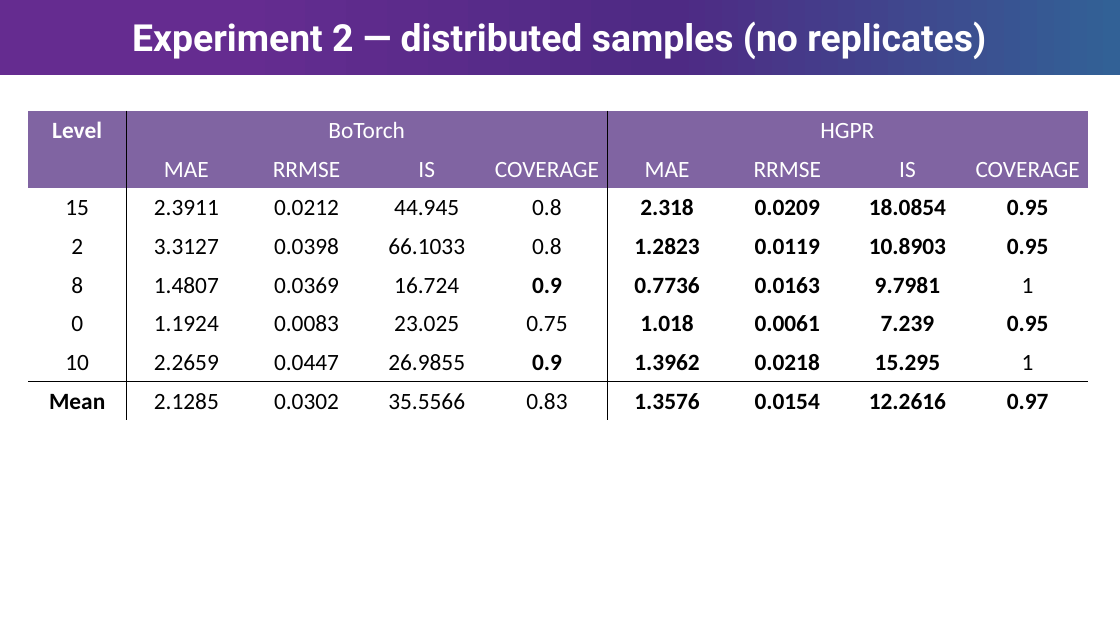
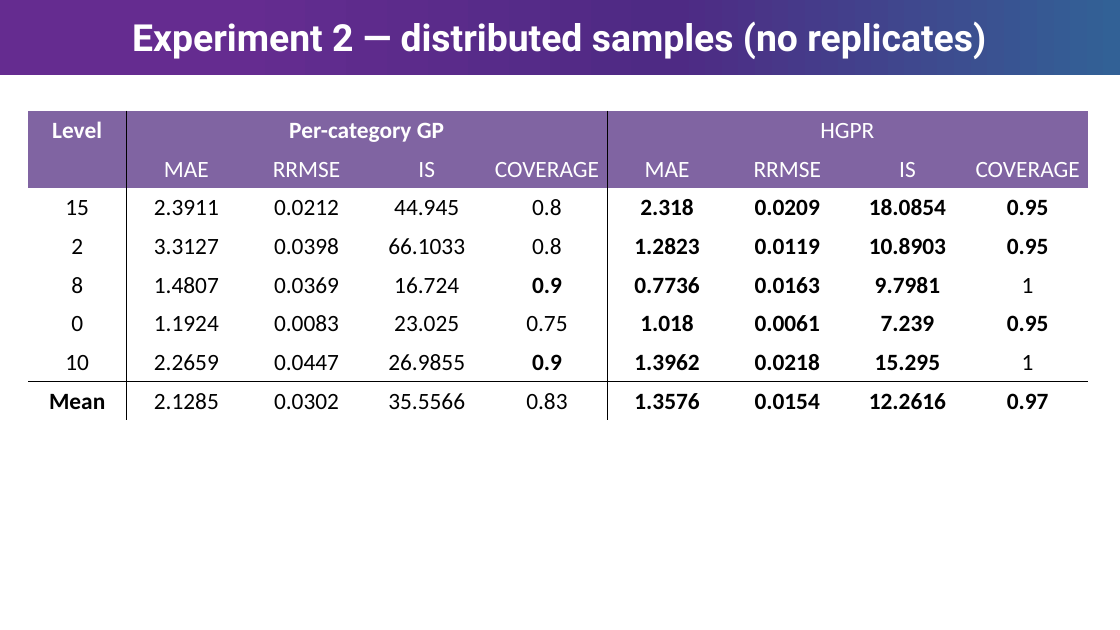
Before and after one commit to Chris1504-fdz/heter_lvgp, a slide deck: slide 19 of Heter_bo.pptx (slide 13 before the commit). Drawn at 1120x630 pixels with LibreOffice and Linux fonts; fonts in the diff are those of the drawing; background and template pictures are left out. Boxes give left, top, right and bottom in pixels: in the first picture for what was removed or moved away, otherwise in the second. Text is boxed around its words. In the diff, an @@ line names an element or a change of style, - is before the commit and + after.

```diff
--- a/Heter_bo.pptx
+++ b/Heter_bo.pptx
@@ table at (28,111,1087,420) @@
-row 1, column 2: BoTorch
+row 1, column 2: Per-category GP
```
Also in this commit, not shown: 5 other slides changed, 7 slides added, 4 slides removed, 3 other files.
